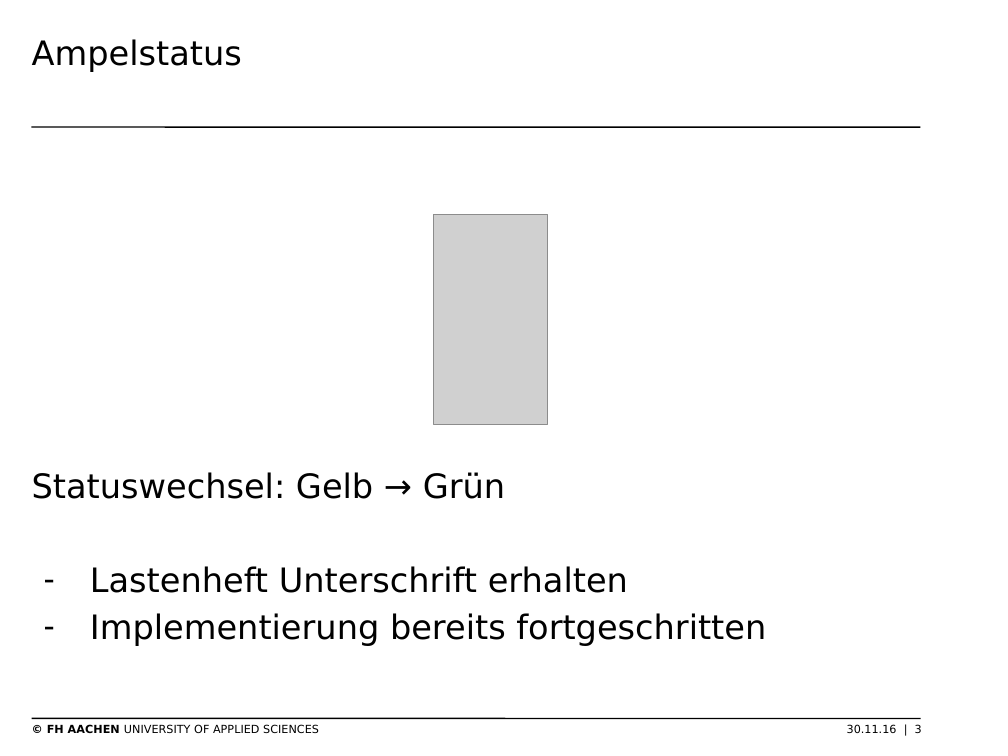
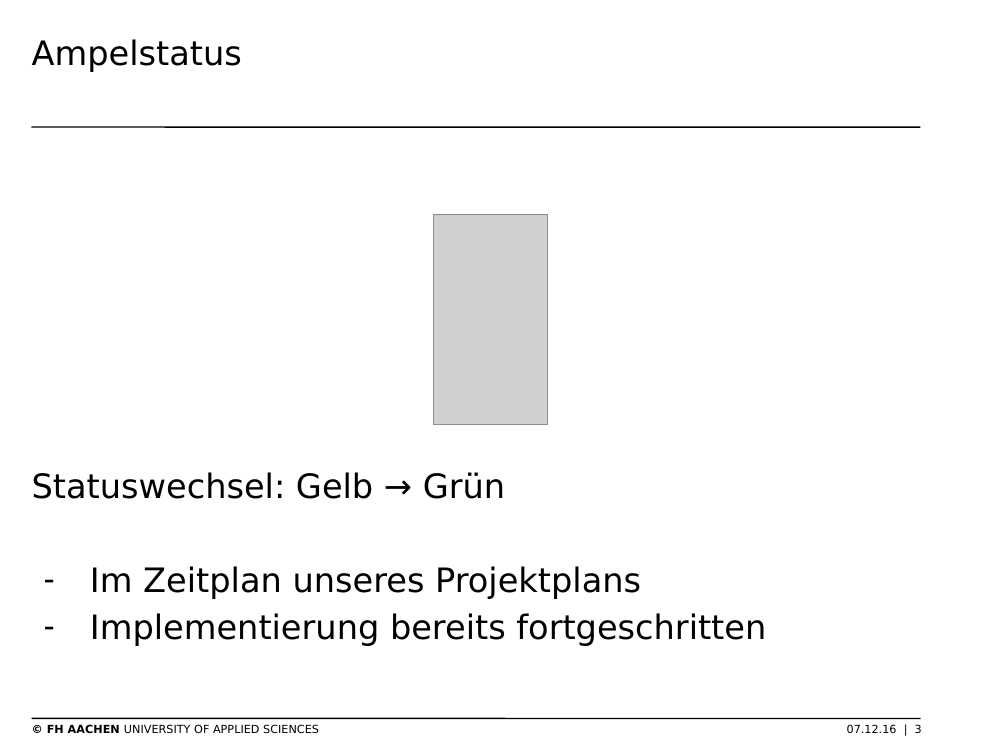
Before and after one commit to thomasgor/swe, a slide deck: slide 3 of Dokumente/Coaching/2016-12-07/2016-12-07 Präsentation Projektmgmt.odp. Drawn at 1008x756 pixels with LibreOffice and Linux fonts; fonts in the diff are those of the drawing; grey boxes stand for pictures; background and template pictures are left out. Boxes give left, top, right and bottom in pixels: in the first picture for what was removed or moved away, otherwise in the second. Text is boxed around its words. In the diff, an @@ line names an element or a change of style, - is before the commit and + after.

Commit message:
Neuer ProjektPräsi

```diff
--- a/Dokumente/Coaching/2016-12-07/2016-12-07 Präsentation Projektmgmt.odp
+++ b/Dokumente/Coaching/2016-12-07/2016-12-07 Präsentation Projektmgmt.odp
@@ text at box(90, 566, 641, 599): text changed @@
-– Lastenheft Unterschrift erhalten
+– Im Zeitplan unseres Projektplans
@@ text at box(47, 724, 922, 733): text changed @@
-© FH AACHEN UNIVERSITY OF APPLIED SCIENCES 30.11.16 | 3
+© FH AACHEN UNIVERSITY OF APPLIED SCIENCES 07.12.16 | 3
```
Also in this commit, not shown: 3 other slides changed, 2 slides added, 1 slide removed.
